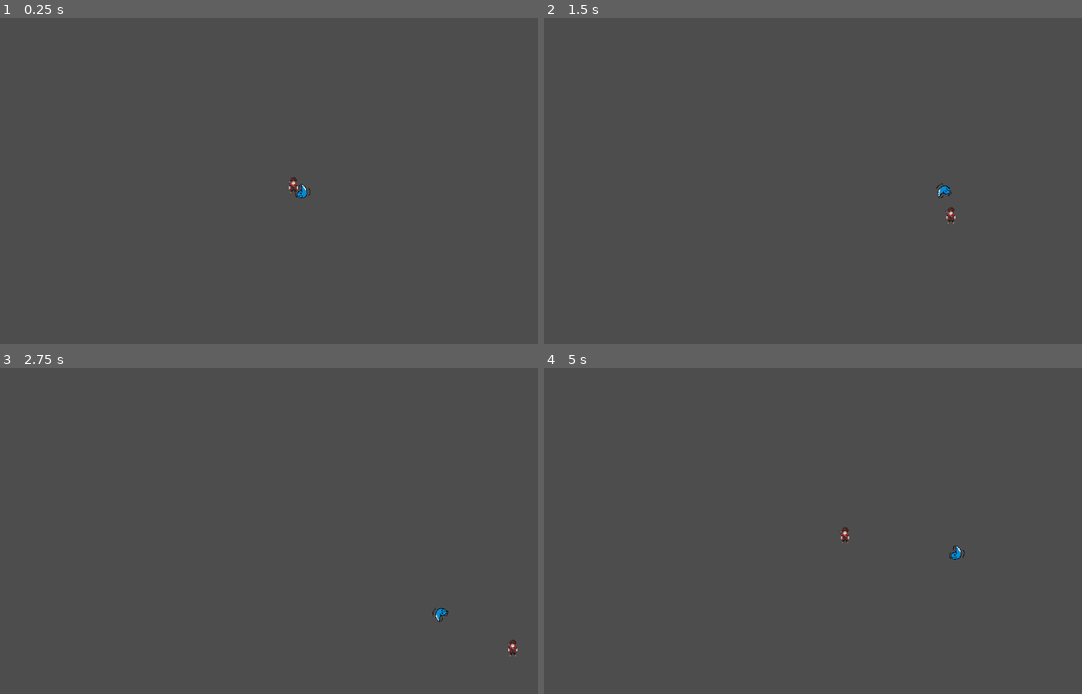
Above: before the commit, frames 1-4 (two rows, left to right).
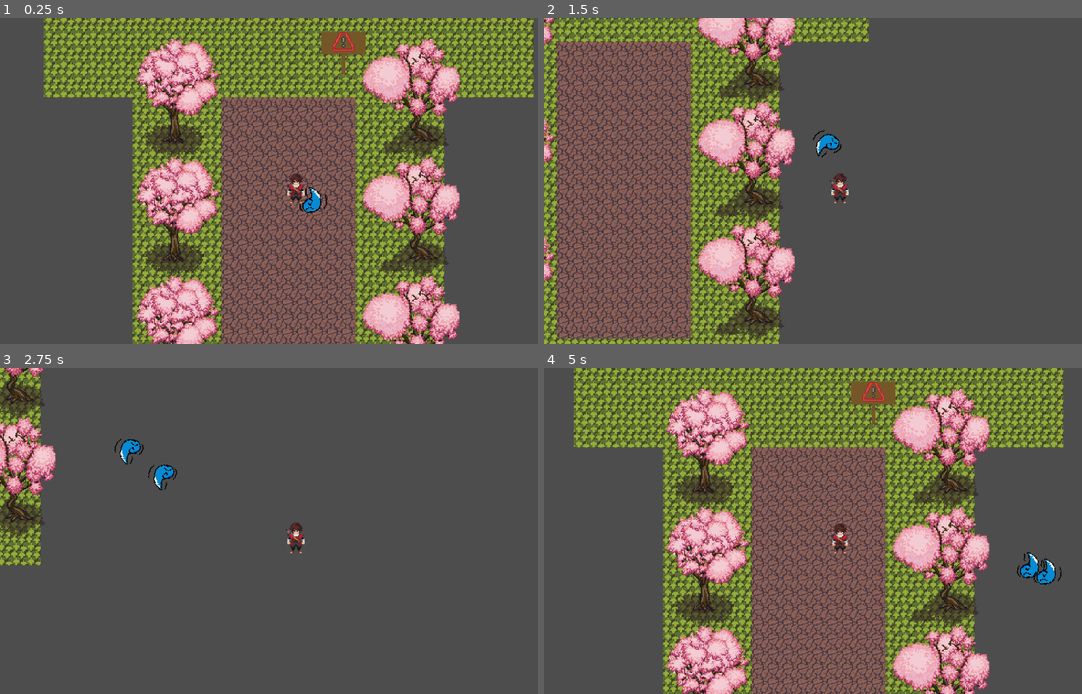
Above: after the commit, the same moments.

Repository: midnightsnackoreos-prog/Steps
Game: Godot game, scene res://Tristan/Scenes/game.tscn
The game is run twice, just before and just after one commit, with the same random seed, the same clock (stepped at 60 frames per second) and the same inputs.
Inputs:
- Up to frame 1 (0.25 s): no input
- Up to frame 2 (1.5 s): hold Right (right) 0.53-1.28 s; tap E (interact, bound only after the commit) at 0.6, 1.35 s; hold Down (down) from 1.28 s (still down)
- Up to frame 3 (2.75 s): release Down (down) at 2.03 s; hold Right (right) from 2.03 s (still down); tap E (interact, bound only after the commit) at 2.1 s
- Up to frame 4 (5 s): release Right (right) at 2.78 s; hold Up (up) 2.78-3.53 s; tap E (interact, bound only after the commit) at 2.85, 3.6, 4.35 s; hold Left (left) from 3.53 s (still down)

The runs differ from the first frame. In frame 1, 62% of the frame differs, in the area x 8-100%, y 0-100%; in frame 2, 40%; in frame 3, 5.6%; in frame 4, 62%, in the area x 5-97%, y 0-100%.

Commit message:
creating a interactive sign

Diff:
--- /dev/null
+++ b/Ryan/scenes/area_2d.gd
@@ -0,0 +1,34 @@
+extends Area2D
+
+@onready var dialogue = $"../CanvasLayer/Panel/DialogueLabel"
+@onready var panel = $"../CanvasLayer/Panel"
+@onready var interact_label = $InteractLabel
+
+
+var player_near = false
+
+func _on_body_entered(body):
+	if body.name == "Player":
+		player_near = true
+		interact_label.visible = true
+		dialogue.visible = true
+
+
+func _on_body_exited(body):
+	if body.name == "Player":
+		player_near = false
+		interact_label.visible = false
+		panel.visible = false
+		dialogue.visible = false
+
+
+
+func _process(_delta):
+	if player_near and Input.is_action_just_pressed("interact"):
+		if panel.visible:
+			panel.visible = false
+			interact_label.visible = true
+		else:
+			panel.visible = true
+			dialogue.text = ("Welcome, traveler.\nLegends say that the one who reaches the top has their wish granted.\nContinue up the path to begin your ascent.")
+			interact_label.visible = false
--- /dev/null
+++ b/Ryan/scenes/sign.gd
@@ -0,0 +1,11 @@
+extends Node2D
+
+
+# Called when the node enters the scene tree for the first time.
+func _ready() -> void:
+	pass # Replace with function body.
+
+
+# Called every frame. 'delta' is the elapsed time since the previous frame.
+func _process(delta: float) -> void:
+	pass
--- /dev/null
+++ b/Ryan/scenes/sign.tscn
@@ -0,0 +1,68 @@
+[gd_scene format=3 uid="uid://cpkpa0dmt5c6t"]
+
+[ext_resource type="Script" uid="uid://3ohufaw8gws1" path="res://Ryan/scenes/area_2d.gd" id="1_mjqlc"]
+[ext_resource type="Texture2D" uid="uid://bgp3yp76k7khu" path="res://Ryan/ASSET/Sign.png" id="2_ik4hd"]
+[ext_resource type="Texture2D" uid="uid://c8dplxj07s27w" path="res://Ryan/ASSET/New Piskel (3).png" id="3_kixpr"]
+
+[sub_resource type="RectangleShape2D" id="RectangleShape2D_d5ybl"]
+size = Vector2(52, 25)
+
+[node name="Sign" type="Node2D" unique_id=1176966440]
+
+[node name="Area2D" type="Area2D" parent="." unique_id=1172565789]
+script = ExtResource("1_mjqlc")
+
+[node name="CollisionShape2D" type="CollisionShape2D" parent="Area2D" unique_id=497487214]
+position = Vector2(51, -133)
+shape = SubResource("RectangleShape2D_d5ybl")
+
+[node name="Sprite2D" type="Sprite2D" parent="Area2D" unique_id=1687576410]
+position = Vector2(51, -145)
+texture = ExtResource("2_ik4hd")
+
+[node name="InteractLabel" type="Label" parent="Area2D" unique_id=647195572]
+visible = false
+anchors_preset = 15
+anchor_right = 1.0
+anchor_bottom = 1.0
+offset_left = 5.0
+offset_top = -193.0
+offset_right = 112.0
+offset_bottom = -170.0
+grow_horizontal = 2
+grow_vertical = 2
+text = "[E] Read Sign"
+autowrap_mode = 3
+
+[node name="Sprite2D" type="Sprite2D" parent="." unique_id=800370698]
+position = Vector2(51, -156)
+texture = ExtResource("3_kixpr")
+
+[node name="CanvasLayer" type="CanvasLayer" parent="." unique_id=456064684]
+
+[node name="Panel" type="Panel" parent="CanvasLayer" unique_id=1256406915]
+visible = false
+anchors_preset = 12
+anchor_top = 1.0
+anchor_right = 1.0
+anchor_bottom = 1.0
+offset_left = 288.0
+offset_top = -141.0
+offset_right = -357.0
+offset_bottom = -41.0
+grow_horizontal = 2
+grow_vertical = 0
+
+[node name="DialogueLabel" type="Label" parent="CanvasLayer/Panel" unique_id=1885548932]
+visible = false
+layout_mode = 1
+anchors_preset = 15
+anchor_right = 1.0
+anchor_bottom = 1.0
+grow_horizontal = 2
+grow_vertical = 2
+text = "hello"
+autowrap_mode = 3
+
+[connection signal="body_entered" from="Area2D" to="Area2D" method="_on_body_entered"]
+[connection signal="body_exited" from="Area2D" to="Area2D" method="_on_body_exited"]
--- a/Tristan/Scenes/game.tscn
+++ b/Tristan/Scenes/game.tscn
@@ -2,12 +2,22 @@
 
 [ext_resource type="PackedScene" uid="uid://cm4inw2paf7ug" path="res://Collaborations/player.tscn" id="1_3ui14"]
 [ext_resource type="PackedScene" uid="uid://p41n4cfshls6" path="res://Milton/SCENES/wisp.tscn" id="2_gt2en"]
+[ext_resource type="PackedScene" uid="uid://2kbctv414qu3" path="res://Ryan/scenes/map.tscn" id="3_gt2en"]
+[ext_resource type="PackedScene" uid="uid://cpkpa0dmt5c6t" path="res://Ryan/scenes/sign.tscn" id="4_kuo07"]
 
 [node name="Game" type="Node2D" unique_id=2025736409]
 
 [node name="Player" parent="." unique_id=448614660 instance=ExtResource("1_3ui14")]
+z_index = 1
 
-[node name="Camera2D" type="Camera2D" parent="." unique_id=1307286276]
+[node name="Camera2D" type="Camera2D" parent="Player" unique_id=1307286276]
 position = Vector2(-6, -6)
+zoom = Vector2(1.84, 1.84)
 
 [node name="game" parent="." unique_id=366770284 instance=ExtResource("2_gt2en")]
+
+[node name="Map" parent="." unique_id=1295569904 instance=ExtResource("3_gt2en")]
+
+[node name="wisp" parent="." unique_id=2056561412 instance=ExtResource("2_gt2en")]
+
+[node name="Sign" parent="." unique_id=1176966440 instance=ExtResource("4_kuo07")]
--- a/project.godot
+++ b/project.godot
@@ -41,6 +41,11 @@
 , Object(InputEventKey,"resource_local_to_scene":false,"resource_name":"","device":-1,"window_id":0,"alt_pressed":false …(186 unchanged characters)…
 ]
 }
+interact={
+"deadzone": 0.2,
+"events": [Object(InputEventKey,"resource_local_to_scene":false,"resource_name":"","device":-1,"window_id":0,"alt_pressed":false,"shift_pressed":false,"ctrl_pressed":false,"meta_pressed":false,"pressed":false,"keycode":0,"physical_keycode":69,"key_label":0,"unicode":101,"location":0,"echo":false,"script":null)
+]
+}
 
 [physics]
 
Not shown, added: Ryan/scenes/area_2d.gd.uid
Empty file added: Ryan/scenes/interact_label.gd
Not shown, added: Ryan/scenes/interact_label.gd.uid
Not shown, added: Ryan/scenes/sign.gd.uid
Renamed: Collaborations/new_script.gd -> Ryan/scripts/new_script.gd
Renamed: Ryan/new_script.gd.uid -> Ryan/scripts/new_script.gd.uid
Empty file added: Ryan/scripts/sign.gd
Not shown, added: Ryan/scripts/sign.gd.uid
